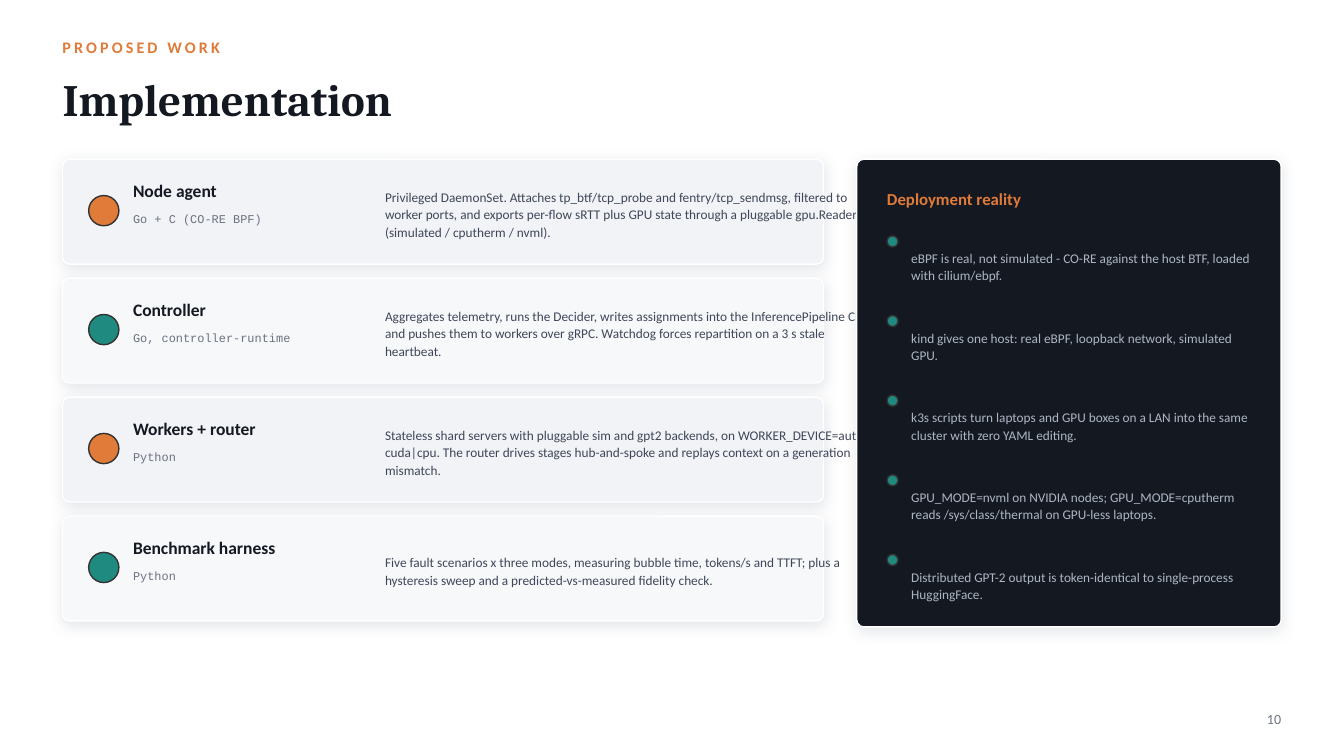
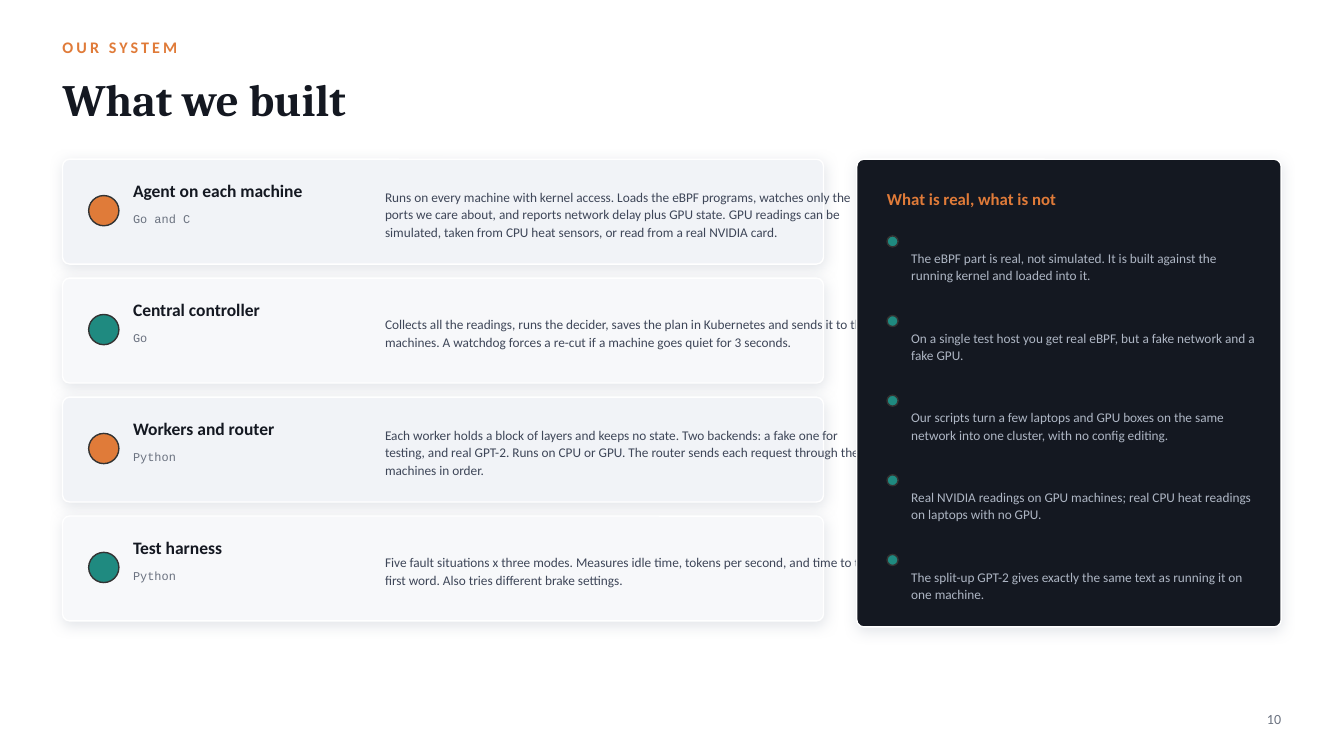
Before and after one commit to karnati-praveen/ebpf-, a slide deck: slide 10 of docs/presentation/KubeEdgeInfer.pptx. Drawn at 1344x756 pixels with LibreOffice and Linux fonts; fonts in the diff are those of the drawing. Boxes give left, top, right and bottom in pixels: in the first picture for what was removed or moved away, otherwise in the second. Text is boxed around its words. In the diff, an @@ line names an element or a change of style, - is before the commit and + after.

```diff
--- a/docs/presentation/KubeEdgeInfer.pptx
+++ b/docs/presentation/KubeEdgeInfer.pptx
@@ text at (62, 42, 177, 53): text changed @@
-PROPOSED WORK
+OUR SYSTEM
@@ text at (63, 84, 346, 117): text changed @@
-Implementation
+What we built
@@ text at (133, 184, 302, 200): text changed @@
-Node agent
+Agent on each machine
@@ text at (385, 192, 851, 239): text changed @@
-Privileged DaemonSet. Attaches tp_btf/tcp_probe and fentry/tcp_sendmsg, filtered to worker ports, and exports per-flow sRTT plus GPU state through a pluggable gpu.Reader (simulated / cputherm / nvml).
+Runs on every machine with kernel access. Loads the eBPF programs, watches only the ports we care about, and reports network delay plus GPU state. GPU readings can be simulated, taken from CPU heat sensors, or read from a real NVIDIA card.
@@ text at (887, 193, 1056, 207): text changed @@
-Deployment reality
+What is real, what is not
@@ text at (133, 215, 190, 223): text changed @@
-Go + C (CO-RE BPF)
+Go and C
@@ text at (911, 254, 1217, 282): text changed @@
-eBPF is real, not simulated - CO-RE against the host BTF, loaded with cilium/ebpf.
+The eBPF part is real, not simulated. It is built against the running kernel and loaded into it.
@@ text at (133, 303, 260, 316): text changed @@
-Controller
+Central controller
@@ text at (385, 318, 868, 350): text changed @@
-Aggregates telemetry, runs the Decider, writes assignments into the InferencePipeline CRD and pushes them to workers over gRPC. Watchdog forces repartition on a 3 s stale heartbeat.
+Collects all the readings, runs the decider, saves the plan in Kubernetes and sends it to the machines. A watchdog forces a re-cut if a machine goes quiet for 3 seconds.
@@ text at (133, 334, 147, 342): text changed @@
-Go, controller-runtime
+Go
@@ text at (911, 334, 1254, 360): text changed @@
-kind gives one host: real eBPF, loopback network, simulated GPU.
+On a single test host you get real eBPF, but a fake network and a fake GPU.
@@ text at (911, 413, 1224, 442): text changed @@
-k3s scripts turn laptops and GPU boxes on a LAN into the same cluster with zero YAML editing.
+Our scripts turn a few laptops and GPU boxes on the same network into one cluster, with no config editing.
@@ text at (133, 422, 275, 435): text changed @@
-Workers + router
+Workers and router
@@ text at (385, 430, 859, 475): text changed @@
-Stateless shard servers with pluggable sim and gpt2 backends, on WORKER_DEVICE=auto|cuda|cpu. The router drives stages hub-and-spoke and replays context on a generation mismatch.
+Each worker holds a block of layers and keeps no state. Two backends: a fake one for testing, and real GPT-2. Runs on CPU or GPU. The router sends each request through the machines in order.
@@ text at (911, 493, 1251, 521): text changed @@
-GPU_MODE=nvml on NVIDIA nodes; GPU_MODE=cputherm reads /sys/class/thermal on GPU-less laptops.
+Real NVIDIA readings on GPU machines; real CPU heat readings on laptops with no GPU.
@@ text at (133, 541, 222, 554): text changed @@
-Benchmark harness
+Test harness
@@ text at (385, 556, 873, 588): text changed @@
-Five fault scenarios x three modes, measuring bubble time, tokens/s and TTFT; plus a hysteresis sweep and a predicted-vs-measured fidelity check.
+Five fault situations x three modes. Measures idle time, tokens per second, and time to the first word. Also tries different brake settings.
@@ text at (911, 573, 1242, 599): text changed @@
-Distributed GPT-2 output is token-identical to single-process HuggingFace.
+The split-up GPT-2 gives exactly the same text as running it on one machine.
```
Also in this commit, not shown: 14 other slides changed, 10 other files.
